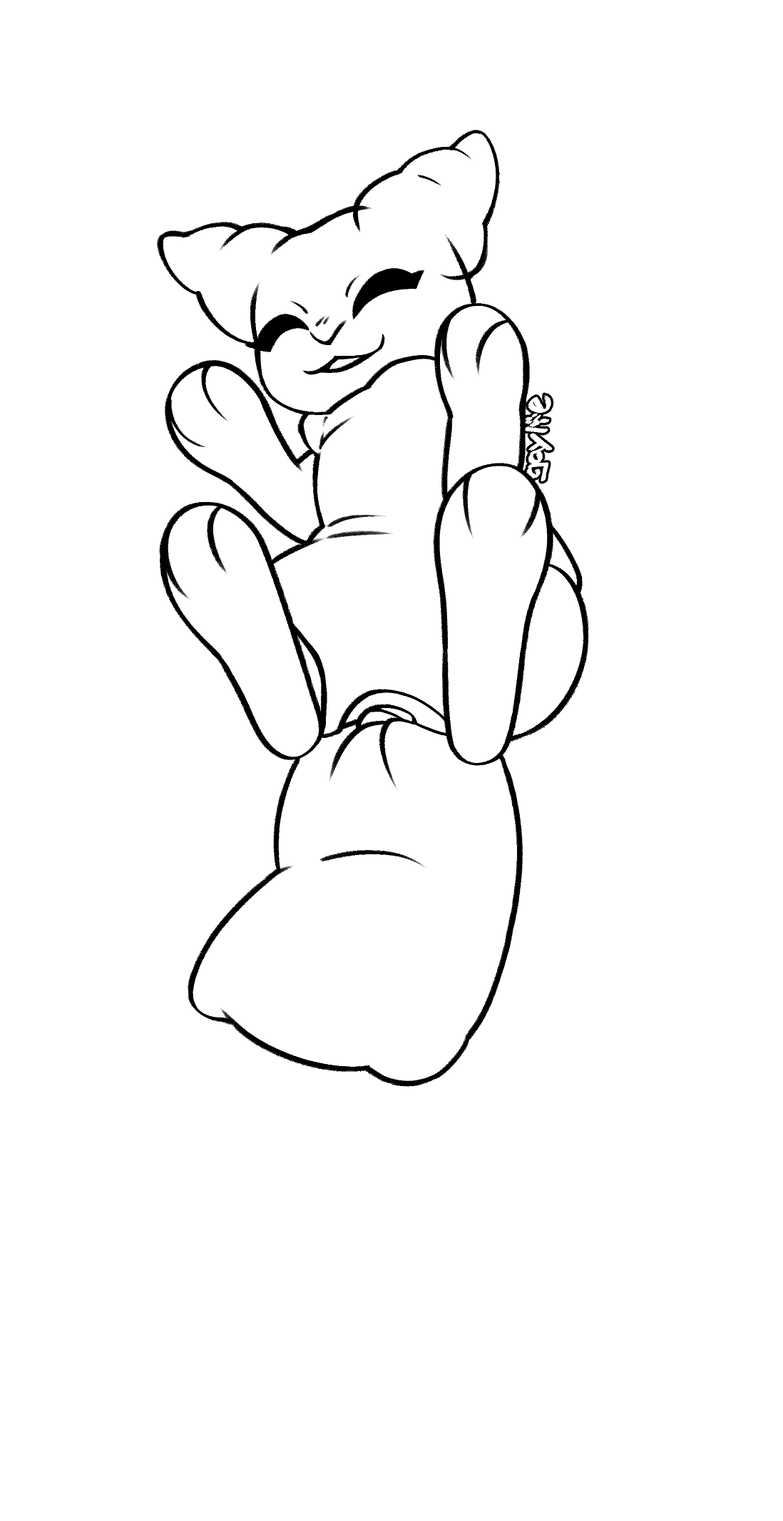
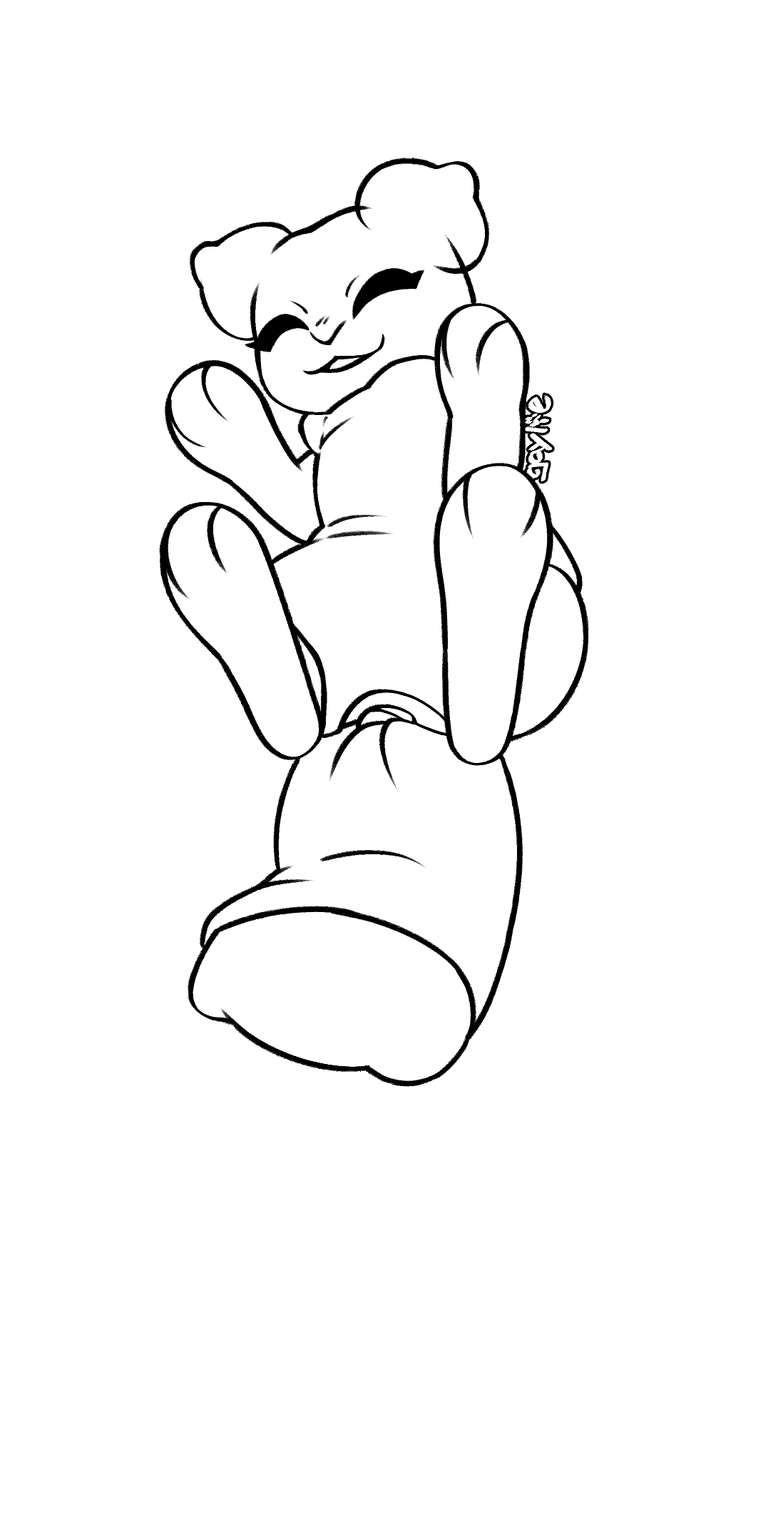
Revision of a layered 783 x 1521 image; what changed, layer by layer:
showed "short open" over [199, 879, 477, 1040]
hid "short closed" over [199, 879, 477, 1040]
showed "drop" over [189, 157, 490, 341]
hid "standard" over [156, 129, 500, 345]
